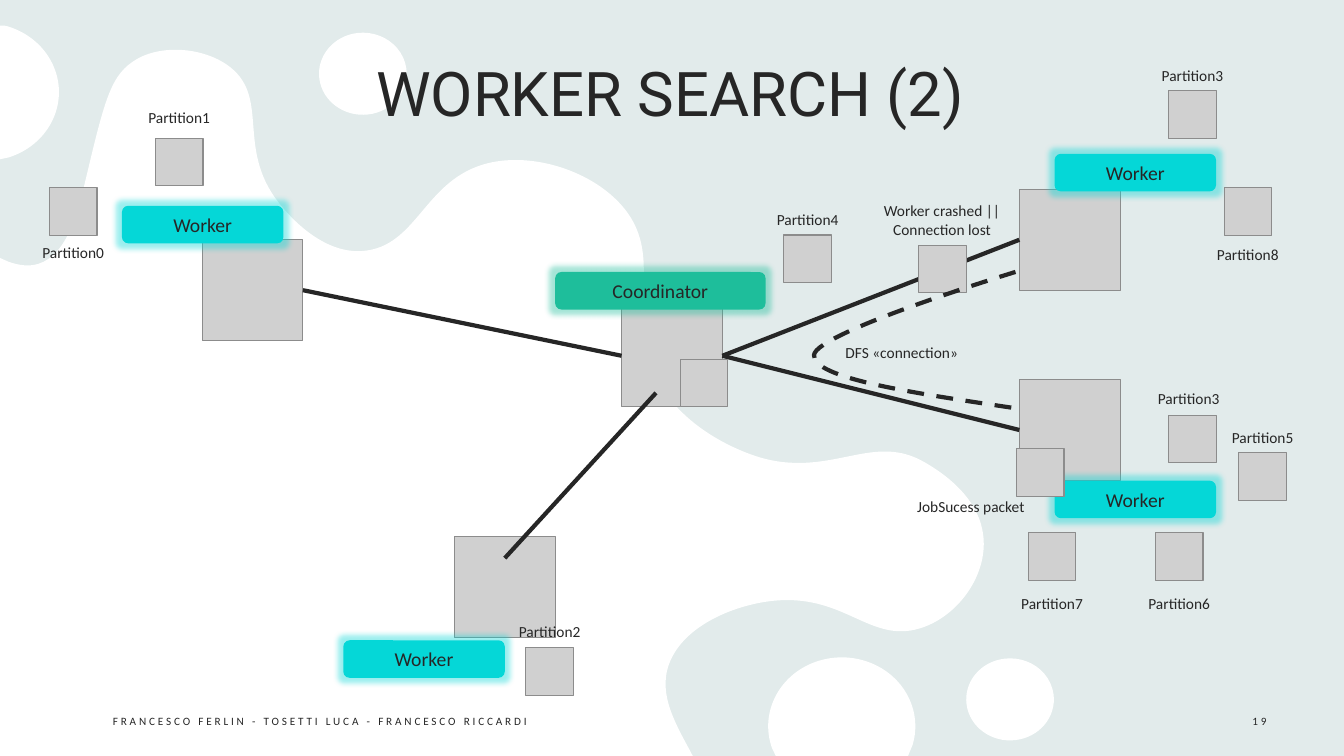
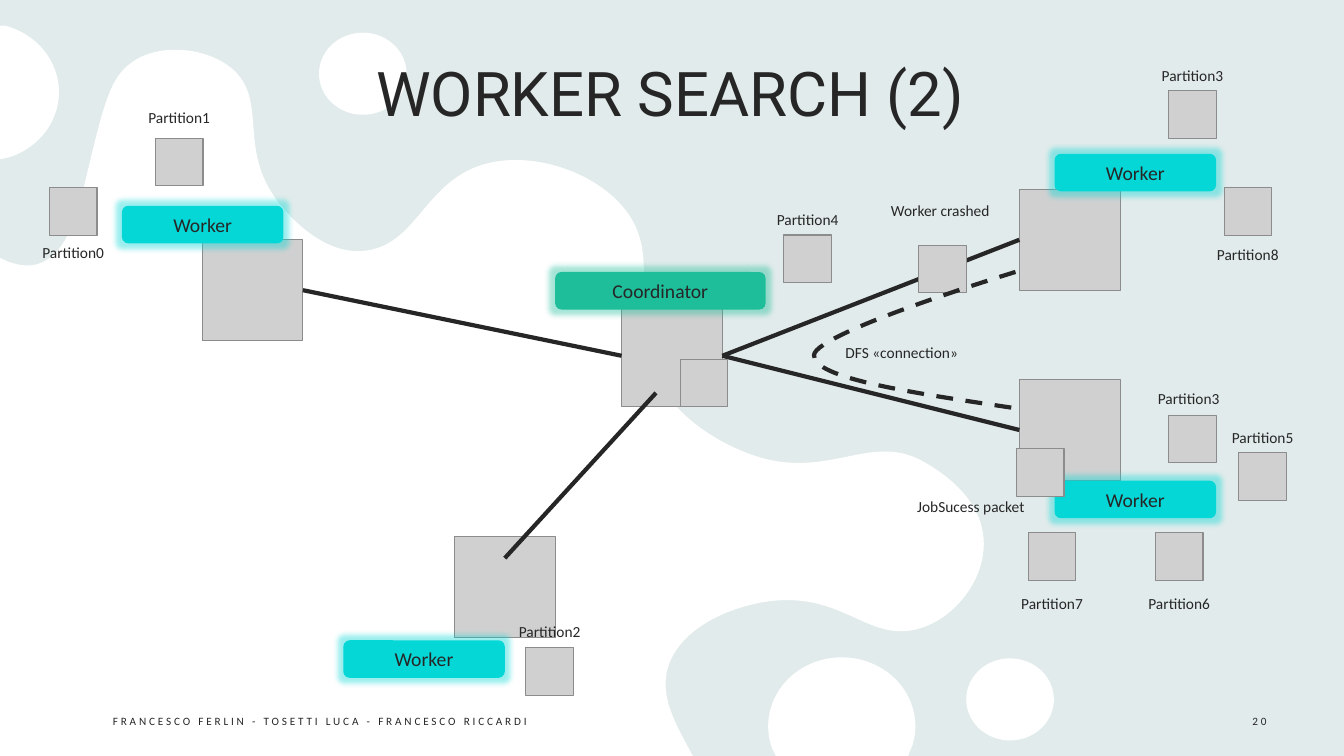
Before and after one commit to Furrrlo/dataflow-platform, a slide deck: slide 20 of DATAFLOW-PLATFORM.pptx (slide 19 before the commit). Drawn at 1344x756 pixels with LibreOffice and Linux fonts; fonts in the diff are those of the drawing; grey boxes stand for pictures. Boxes give left, top, right and bottom in pixels: in the first picture for what was removed or moved away, otherwise in the second. Text is boxed around its words. In the diff, an @@ line names an element or a change of style, - is before the commit and + after.

```diff
--- a/DATAFLOW-PLATFORM.pptx
+++ b/DATAFLOW-PLATFORM.pptx
@@ text at box(891, 205, 990, 216): text changed @@
-Worker crashed || Connection lost
+Worker crashed
@@ page number at box(1252, 717, 1266, 725): text changed @@
-19
+20
```
Also in this commit, not shown: 16 other slides changed, 1 slide added, 1 other file.
